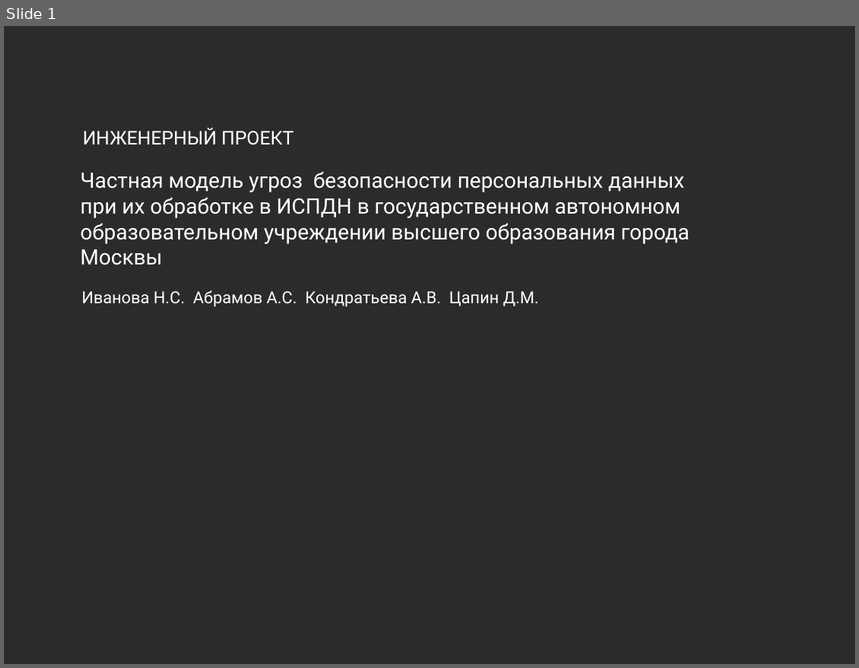
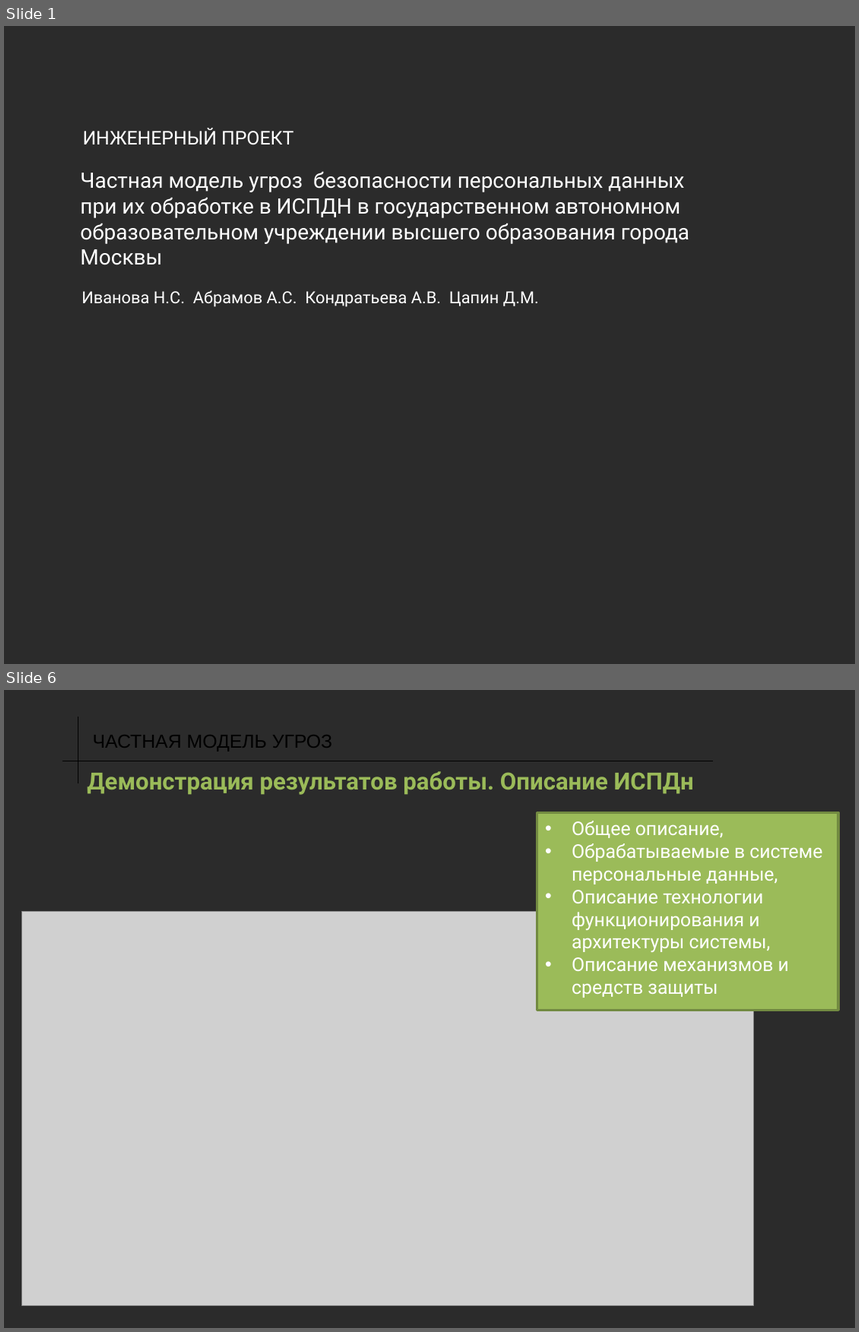
Before and after one commit to DTsapin/PD_6_Semestr, a slide deck: src/Презентация.pptx. Shown one above the other, each under a label of ours: slide 1 before the commit, slides 1 and 6 after it; the slides between them are not shown. The pictures are 859x668 and 859x1332 pixels, drawn with LibreOffice and Linux fonts; fonts in the diff are those of the drawing; grey boxes stand for pictures; background and template pictures are left out; a plain dark background stands for a picture behind light text. Boxes give left, top, right and bottom in pixels: in the first picture for what was removed or moved away, otherwise in the second. Text is boxed around its words. In the diff, an @@ line names an element or a change of style, - is before the commit and + after.

```diff
--- a/src/Презентация.pptx
+++ b/src/Презентация.pptx
@@ slide 6 added at bbox=[4, 690, 855, 1328], background picture (left out) @@
@@ line added from (78, 783) to (78, 717), #000000 0.75 pt @@
@@ text added at bbox=[93, 735, 332, 752], 16 pt, text #000000 @@
+ЧАСТНАЯ МОДЕЛЬ УГРОЗ
@@ line added from (62, 761) to (713, 761), #000000 0.75 pt @@
@@ text added at bbox=[87, 771, 694, 795], 20 pt, text #9BBB59, bold @@
+Демонстрация результатов работы. Описание ИСПДн
@@ rectangle added at bbox=[537, 812, 838, 1010], fill #9BBB59, outline #738A42 2 pt, 16 pt, text #FFFFFF @@
+• Общее описание,
+• Обрабатываемые в системе персональные данные,
+• Описание технологии функционирования и архитектуры системы,
+• Описание механизмов и средств защиты
@@ picture added at bbox=[22, 911, 753, 1306] @@
```
Also in this commit, not shown: 5 slides changed, 4 other slides added.
